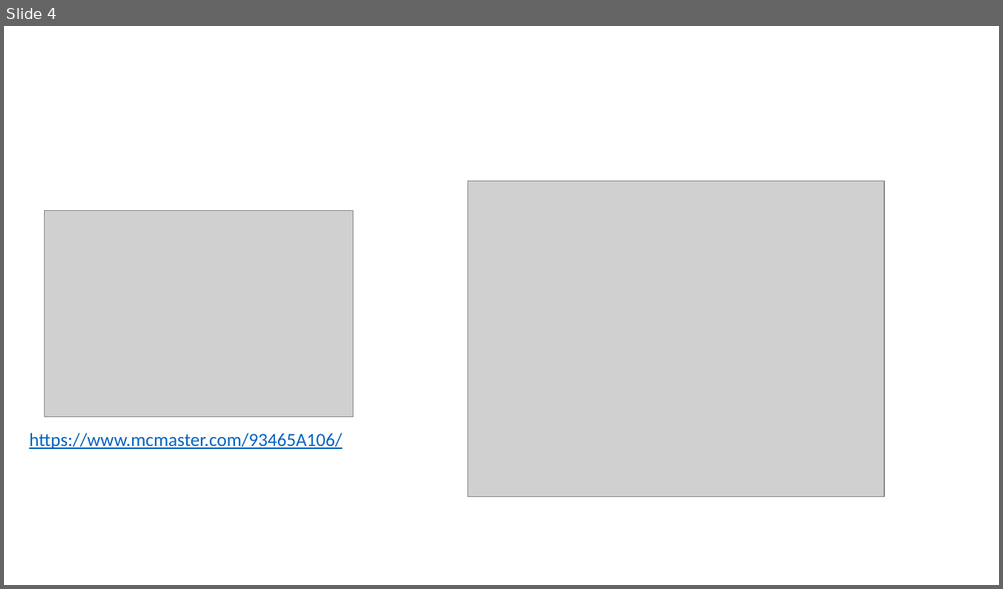
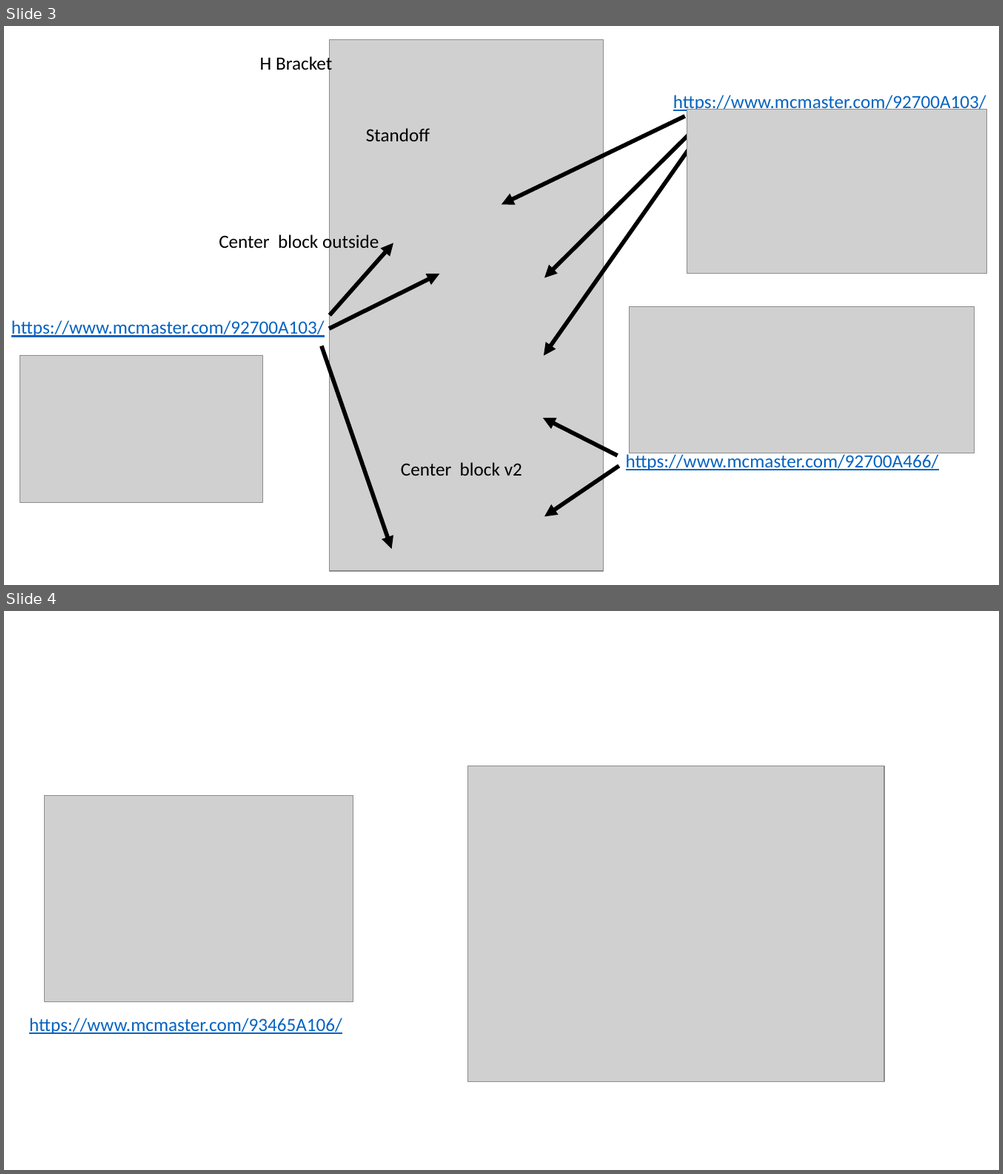
Before and after one commit to lafefspietz/MEMSduino, a slide deck: builds/build-cold-board-mount-brackets.pptx. Shown one above the other, each under a label of ours: slide 4 before the commit, slides 3 and 4 after it. The pictures are 1003x589 and 1003x1174 pixels, drawn with LibreOffice and Linux fonts; fonts in the diff are those of the drawing; grey boxes stand for pictures. Boxes give left, top, right and bottom in pixels: in the first picture for what was removed or moved away, otherwise in the second. Text is boxed around its words. In the diff, an @@ line names an element or a change of style, - is before the commit and + after.

```diff
--- a/builds/build-cold-board-mount-brackets.pptx
+++ b/builds/build-cold-board-mount-brackets.pptx
@@ slide 3 added at bbox=[4, 26, 999, 585], background #FFFFFF @@
@@ picture added at bbox=[330, 40, 603, 571] @@
@@ text added at bbox=[260, 55, 332, 75], 18 pt, text #000000 @@
+H Bracket
@@ text added at bbox=[673, 95, 986, 113], 18 pt, text #0563C1, underline @@
+https://www.mcmaster.com/92700A103/
@@ picture added at bbox=[688, 109, 987, 274] @@
@@ text added at bbox=[366, 128, 430, 141], 18 pt, text #000000 @@
+Standoff
@@ arrow added from (685, 116) to (502, 204), #000000 4 pt @@
@@ arrow added from (692, 131) to (544, 278), #000000 4 pt @@
@@ arrow added from (693, 144) to (543, 356), #000000 4 pt @@
@@ text added at bbox=[219, 232, 378, 252], 18 pt, text #000000 @@
+Center block outside
@@ arrow added from (330, 315) to (393, 243), #000000 4 pt @@
@@ arrow added from (330, 329) to (440, 274), #000000 4 pt @@
@@ picture added at bbox=[629, 306, 974, 454] @@
@@ text added at bbox=[11, 321, 324, 338], 18 pt, text #0563C1, underline @@
+https://www.mcmaster.com/92700A103/
@@ picture added at bbox=[20, 356, 262, 503] @@
@@ arrow added from (321, 346) to (391, 549), #000000 4 pt @@
@@ arrow added from (617, 456) to (543, 418), #000000 4 pt @@
@@ text added at bbox=[401, 463, 522, 476], 18 pt, text #000000 @@
+Center block v2
@@ arrow added from (619, 466) to (544, 517), #000000 4 pt @@
@@ text added at bbox=[626, 452, 939, 471], 18 pt, text #0563C1, underline @@
+https://www.mcmaster.com/92700A466/
```
Also in this commit, not shown: 1 slide removed, 1 other file.
